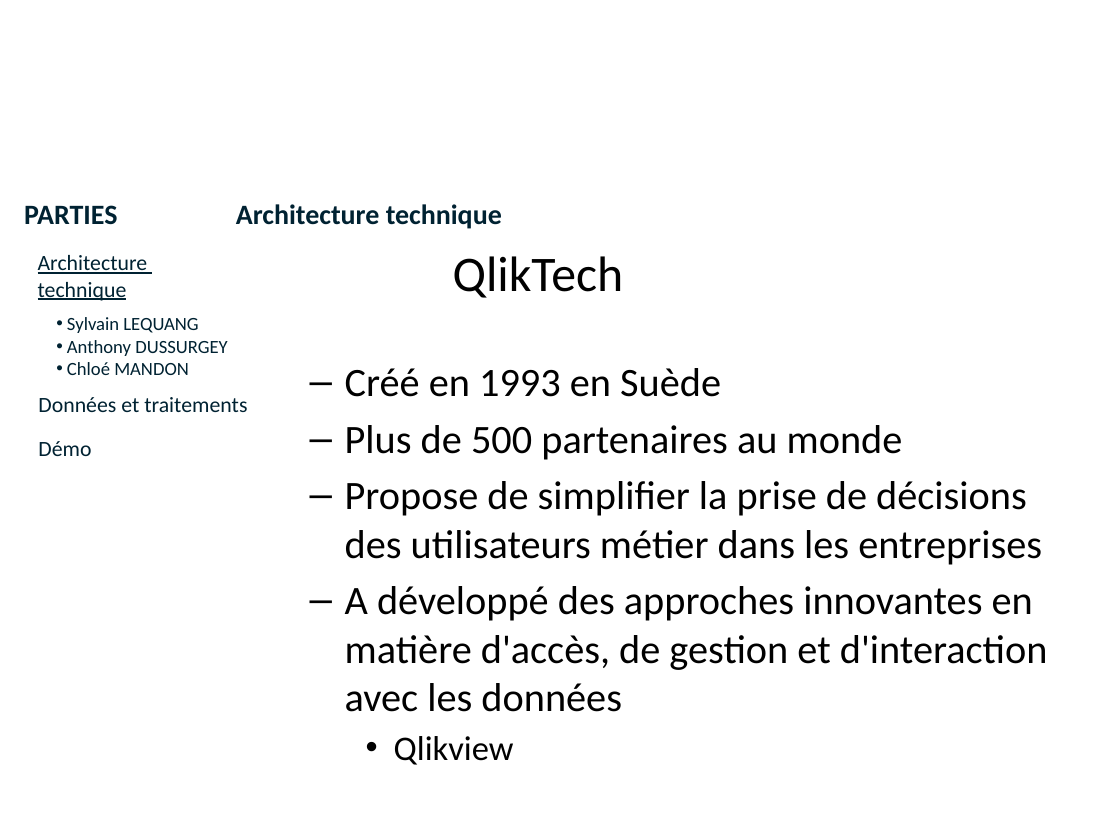
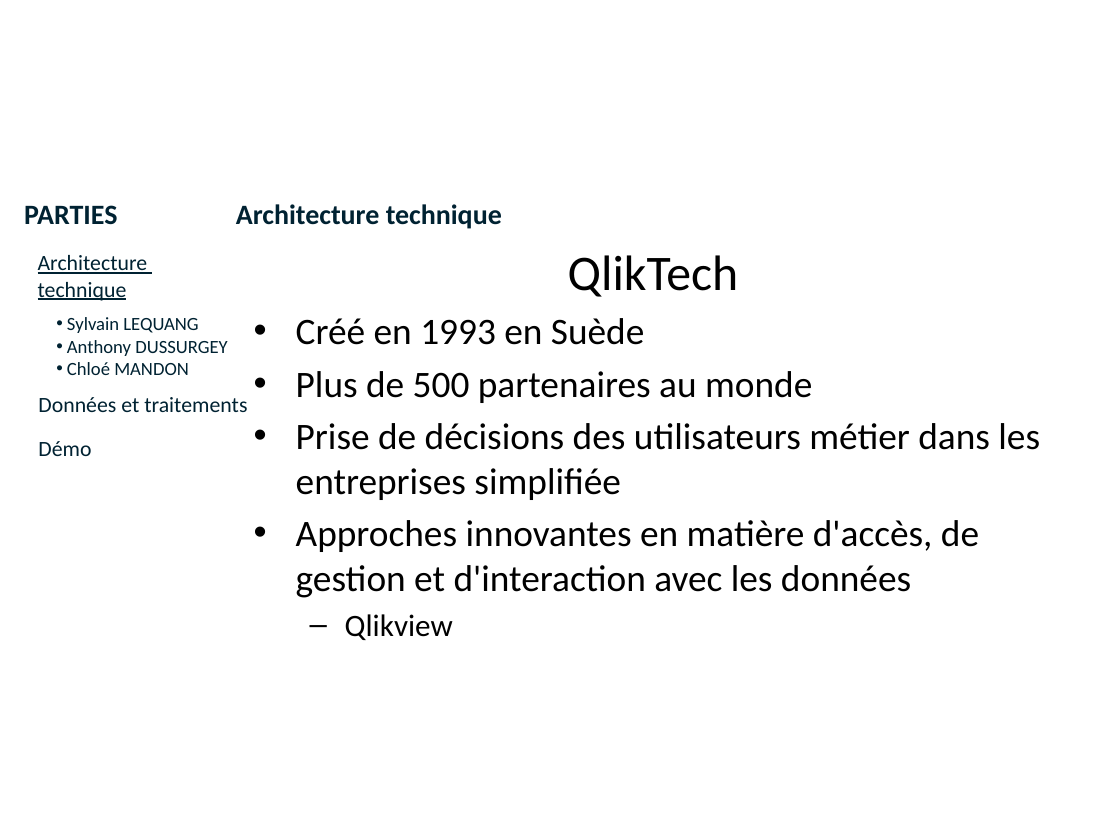
Before and after one commit to lobtec/dartiesgroupe2, a slide deck: slide 5 of PROJET/Soutenance Finale/slides_Architecture_Restitution.pptx. Drawn at 1120x840 pixels with LibreOffice and Linux fonts; fonts in the diff are those of the drawing; background and template pictures are left out. Boxes give left, top, right and bottom in pixels: in the first picture for what was removed or moved away, otherwise in the second. Text is boxed around its words. In the diff, an @@ line names an element or a change of style, - is before the commit and + after.

```diff
--- a/PROJET/Soutenance Finale/slides_Architecture_Restitution.pptx
+++ b/PROJET/Soutenance Finale/slides_Architecture_Restitution.pptx
@@ text "QlikTech" moved from (x1=345, y1=368, x2=1048, y2=765) to (x1=296, y1=255, x2=1040, y2=640) @@
@@ text removed at (x1=453, y1=256, x2=624, y2=298) @@
-  QlikTech
@@ text at (x1=568, y1=255, x2=739, y2=297): paragraph added @@
+QlikTech
@@ text at (x1=296, y1=318, x2=812, y2=640): size 25.9 to 24 pt in "Créé en 1993 en Suède", "Plus de 500 partenaires au monde"; size 22.2 to 20 pt in "Qlikview"; bullet – to •; list level 2 to 1 in "Créé en 1993 en Suède"; list level 2 to 1 in "Plus de 500 partenaires au ..."; bullet • to –; list level 3 to 2 in "Qlikview" @@
@@ text at (x1=296, y1=423, x2=1040, y2=598): text changed; size 25.9 to 24 pt @@
-  – Propose de simplifier la prise de décisions des utilisateurs métier dans les entreprises
-  – A développé des approches innovantes en matière d'accès, de gestion et d'interaction avec les données
+• Prise de décisions des utilisateurs métier dans les entreprises simplifiée
+• Approches innovantes en matière d'accès, de gestion et d'interaction avec les données
```
Also in this commit, not shown: 10 other slides changed.
